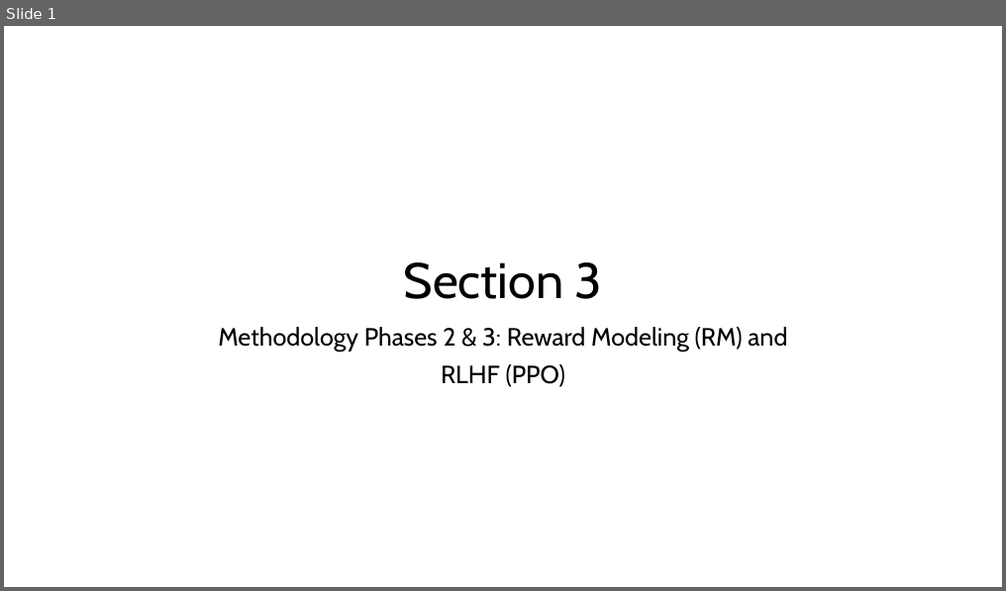
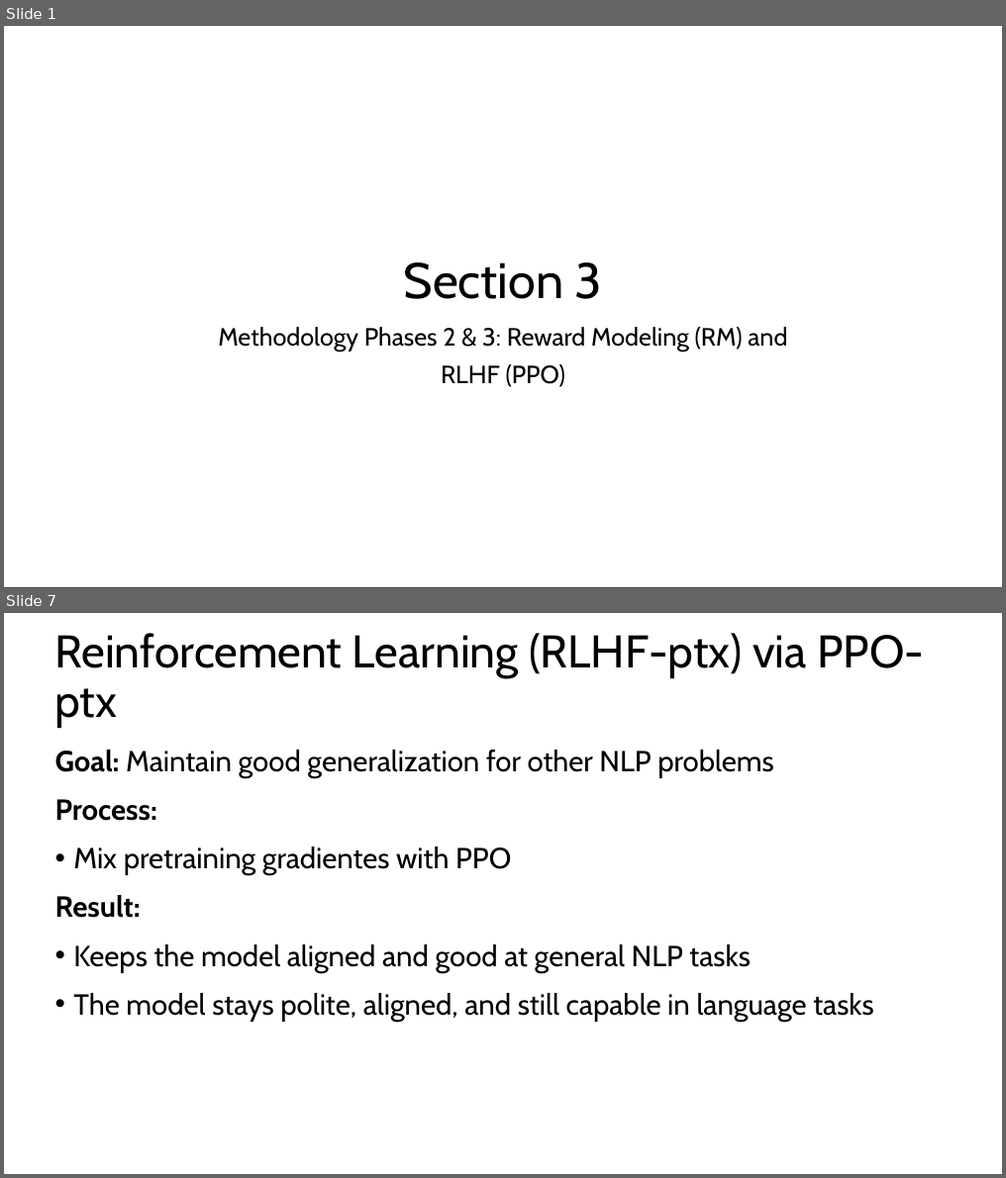
Before and after one commit to logus2k/genai_paper, a slide deck: section3/section3.pptx. Shown one above the other, each under a label of ours: slide 1 before the commit, slides 1 and 7 after it; the slides between them are not shown. The pictures are 1006x591 and 1006x1178 pixels, drawn with LibreOffice and Linux fonts; fonts in the diff are those of the drawing. Boxes give left, top, right and bottom in pixels: in the first picture for what was removed or moved away, otherwise in the second. Text is boxed around its words. In the diff, an @@ line names an element or a change of style, - is before the commit and + after.

Commit message:
Added Section 3 - Reward Model
feat:
added docx file with the corresponding section 3
added ppt file with the corresponding seciton 3

```diff
--- a/section3/section3.pptx
+++ b/section3/section3.pptx
@@ slide 7 added at (x1=4, y1=613, x2=1002, y2=1174), background #FFFFFF @@
@@ title added at (x1=55, y1=633, x2=924, y2=728), 44 pt, text #000000 @@
+Reinforcement Learning (RLHF-ptx) via PPO-ptx
@@ text added at (x1=55, y1=750, x2=873, y2=1022), 28 pt, text #000000 @@
+Goal: Maintain good generalization for other NLP problems
+Process:
+• Mix pretraining gradientes with PPO
+Result:
+• Keeps the model aligned and good at general NLP tasks
+• The model stays polite, aligned, and still capable in language tasks
```
Also in this commit, not shown: 5 other slides added, 1 slide removed, 1 other file.
